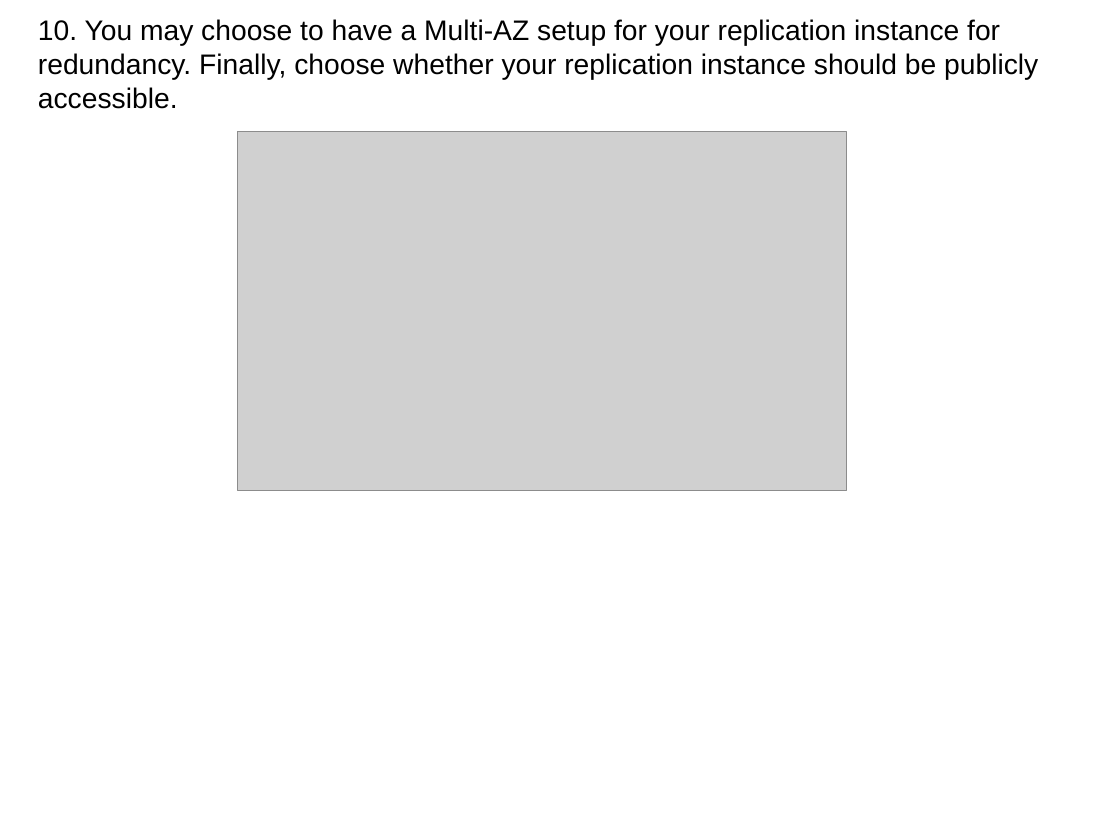
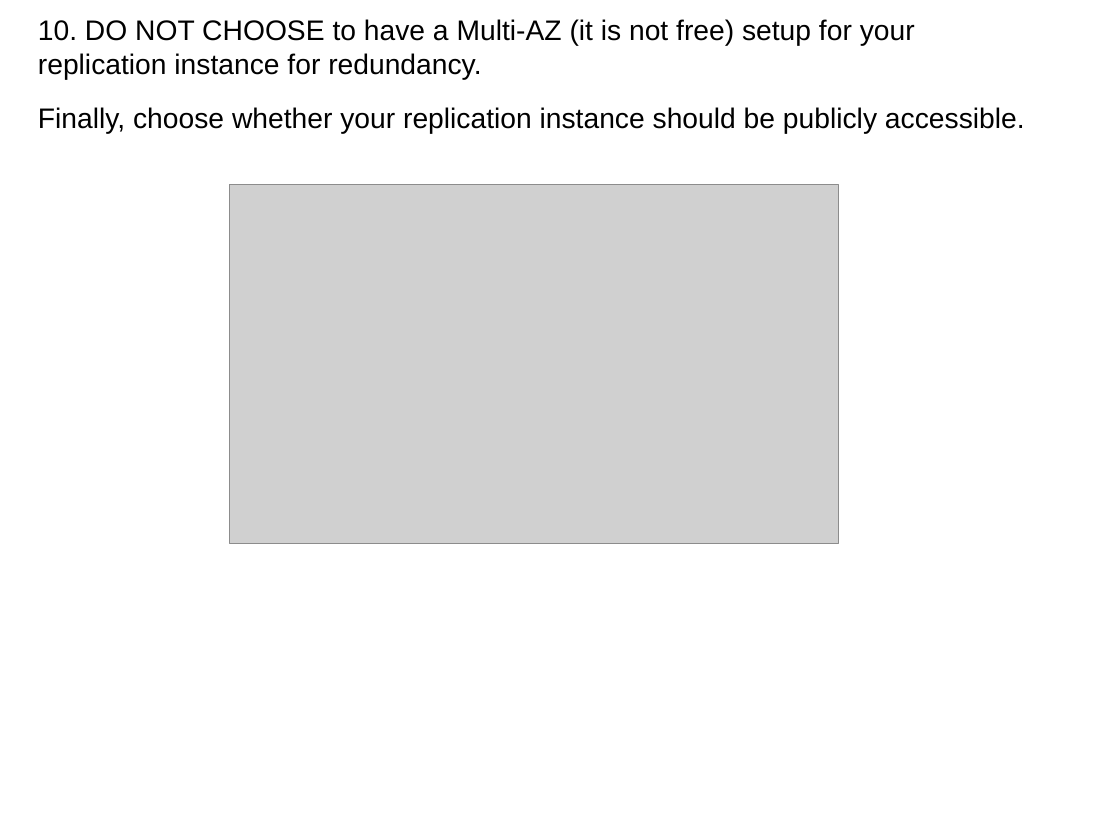
Before and after one commit to j-avdeev/Cloud-Computing-Technology, a slide deck: slide 7 of CCT - lec4 - AWS-RDS DMS.odp. Drawn at 1120x840 pixels with LibreOffice and Linux fonts; fonts in the diff are those of the drawing; grey boxes stand for pictures. Boxes give left, top, right and bottom in pixels: in the first picture for what was removed or moved away, otherwise in the second. Text is boxed around its words. In the diff, an @@ line names an element or a change of style, - is before the commit and + after.

```diff
--- a/CCT - lec4 - AWS-RDS DMS.odp
+++ b/CCT - lec4 - AWS-RDS DMS.odp
@@ text at <box>38,19,1025,133</box>: text changed @@
-10. You may choose to have a Multi-AZ setup for your replication instance for redundancy. Finally, choose whether your replication instance should be publicly accessible.
+10. DO NOT CHOOSE to have a Multi-AZ (it is not free) setup for your replication instance for redundancy.
+Finally, choose whether your replication instance should be publicly accessible.
@@ picture: place and size @@
-picture at <box>238,131,847,490</box>
+picture at <box>230,185,838,544</box>
```
Also in this commit, not shown: 2 other slides changed, 1 slide removed, 4 other files.
